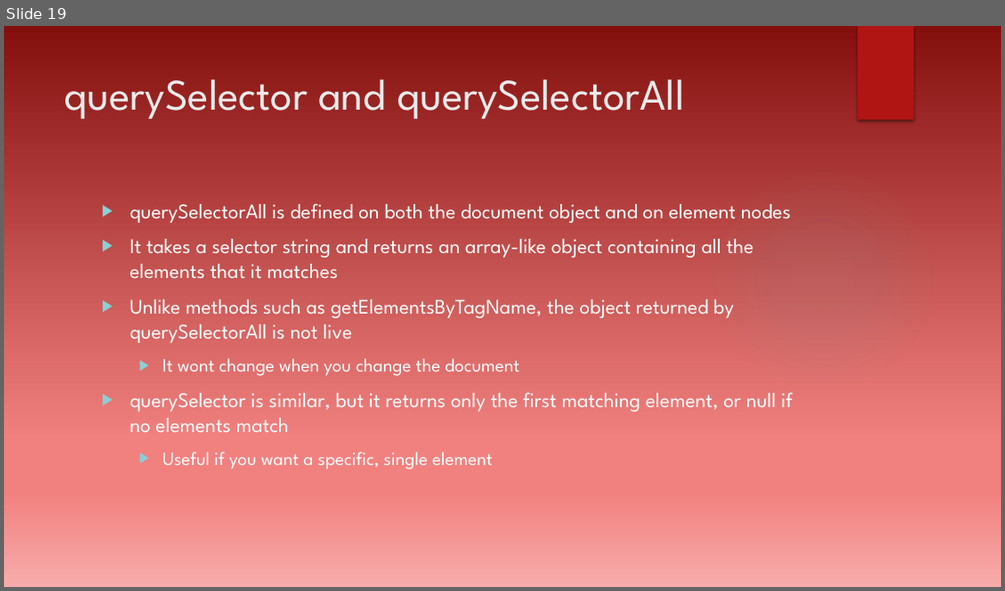
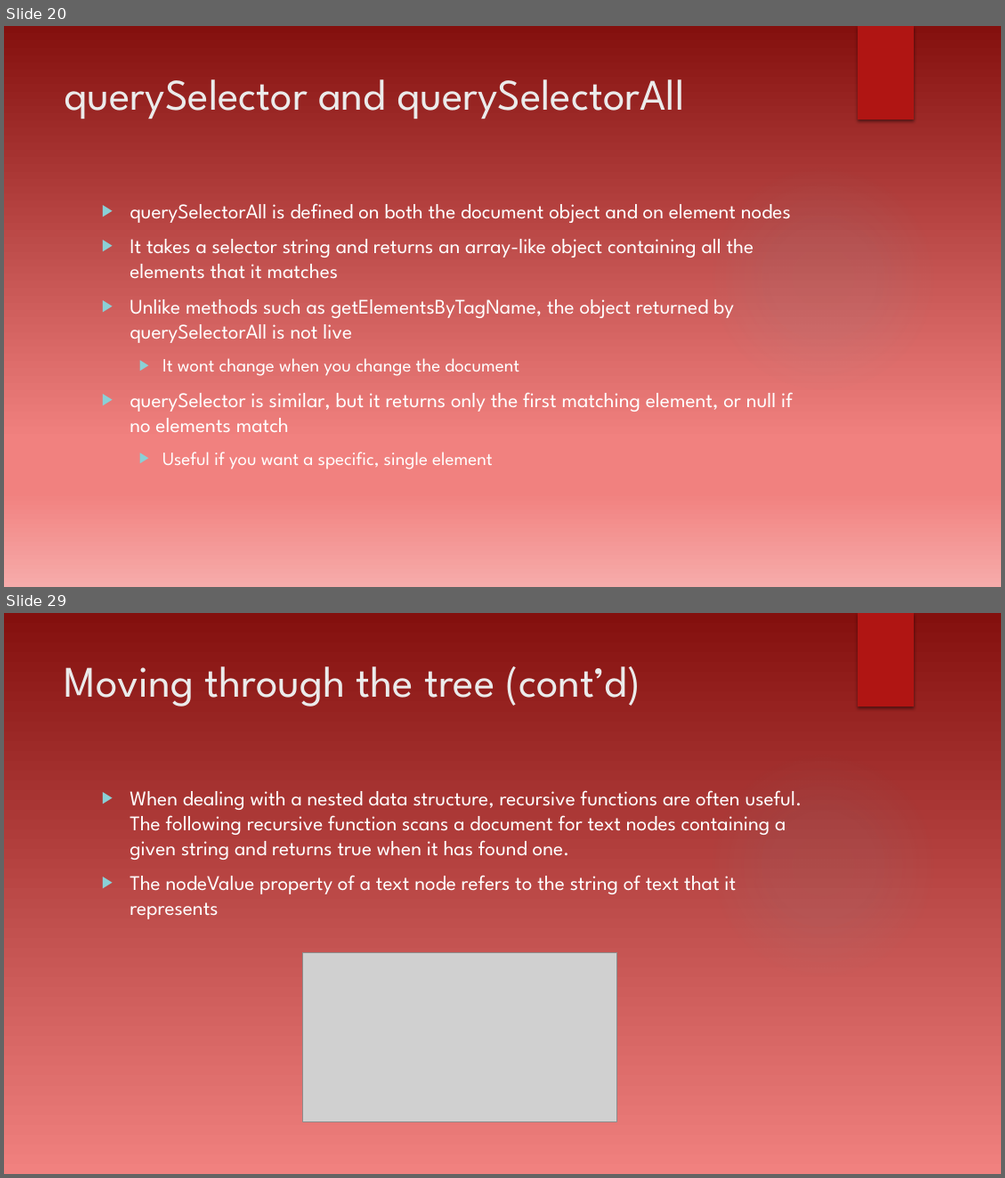
Before and after one commit to dtarvin/evening-work, a slide deck: document-object-model-presentation/Document Object Model.pptx. Shown one above the other, each under a label of ours: slide 19 before the commit, slides 20 and 29 after it; the slides between them are not shown. The pictures are 1005x591 and 1005x1178 pixels, drawn with LibreOffice and Linux fonts; fonts in the diff are those of the drawing; grey boxes stand for pictures; background and template pictures are left out. Boxes give left, top, right and bottom in pixels: in the first picture for what was removed or moved away, otherwise in the second. Text is boxed around its words. In the diff, an @@ line names an element or a change of style, - is before the commit and + after.

Commit message:
slides finished through section 1.4

```diff
--- a/document-object-model-presentation/Document Object Model.pptx
+++ b/document-object-model-presentation/Document Object Model.pptx
@@ slide 29 added at (4,613,1001,1174), background gradient #84100E to #F1817F to #F6ABAA; not listed: 2 template elements that a slide beside it also shows @@
@@ title added at (65,666,639,706), 42 pt, text #EBEBEB @@
+Moving through the tree (cont’d)
@@ text added at (129,790,802,919), 20 pt, text #FFFFFF @@
+▶ When dealing with a nested data structure, recursive functions are often useful. The following recursive function scans a document for text nodes containing a given string and returns true when it has found one.
+▶ The nodeValue property of a text node refers to the string of text that it represents
@@ picture added at (303,952,618,1122) @@
@@ what was slide 19 is now slide 20 @@
```
Also in this commit, not shown: 1 slide changed, 15 other slides added.
